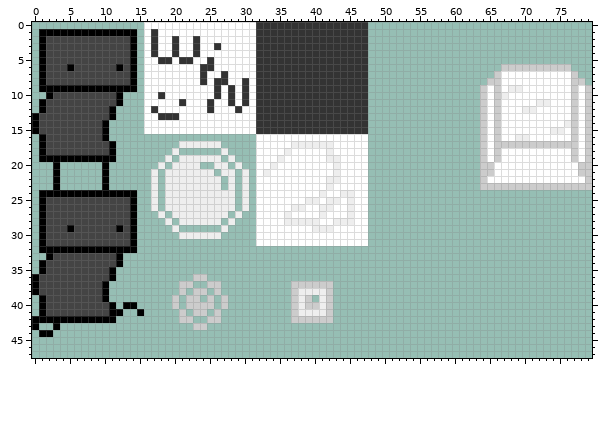
Two versions of one sprite sheet, bin/spritesheet.png. Above, as it was before the edit.
The file is 80x48 pixels.
The same view after the edit:
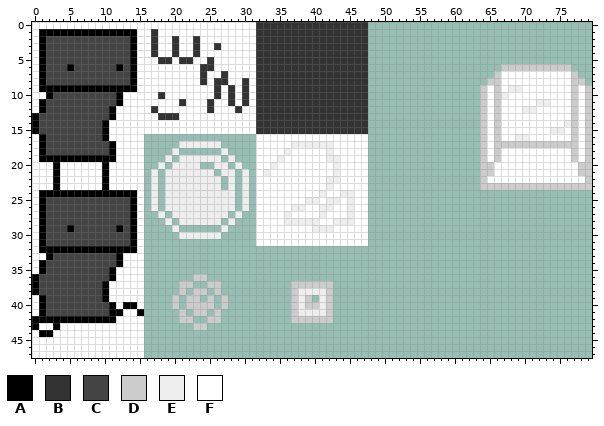
Palette (. is transparent): A #000000  B #333333  C #444444  D #cccccc  E #eeeeee  F #ffffff
What changed:
There is now colour F in row 0 at x 0 to 15; in rows 1 to 9 at x 0 and 15; in row 10 at x 0 to 1 and 13 to 15; in row 11 at x 0 and 13 to 15; in row 12 at x 0 and 12 to 15; in row 13 at x 12 to 15.
There is now colour F in rows 14 to 15 at x 11 to 15; in row 16 at x 0 and 11 to 15; in rows 17 to 19 at x 0 and 12 to 15; in rows 20 to 23 at x 0 to 2, 4 to 9 and 11 to 15; in rows 24 to 32 at x 0 and 15; in row 33 at x 0 to 1 and 13 to 15.
There is now colour F in row 34 at x 0 and 13 to 15; in row 35 at x 0 and 12 to 15; in row 36 at x 12 to 15; in rows 37 to 38 at x 11 to 15; in row 39 at x 0 and 11 to 15; in row 40 at x 0, 12 and 15.
There is now colour F in row 41 at x 0 and 13 to 14; in row 42 at x 12 to 15; in row 43 at x 1 to 2 and 4 to 15; in row 44 at x 0 and 3 to 15; in rows 45 to 47 at x 0 to 15.
Where, in picture pixels (left, top, right, bottom), the same in both pictures:
added: (32, 22, 144, 358)
